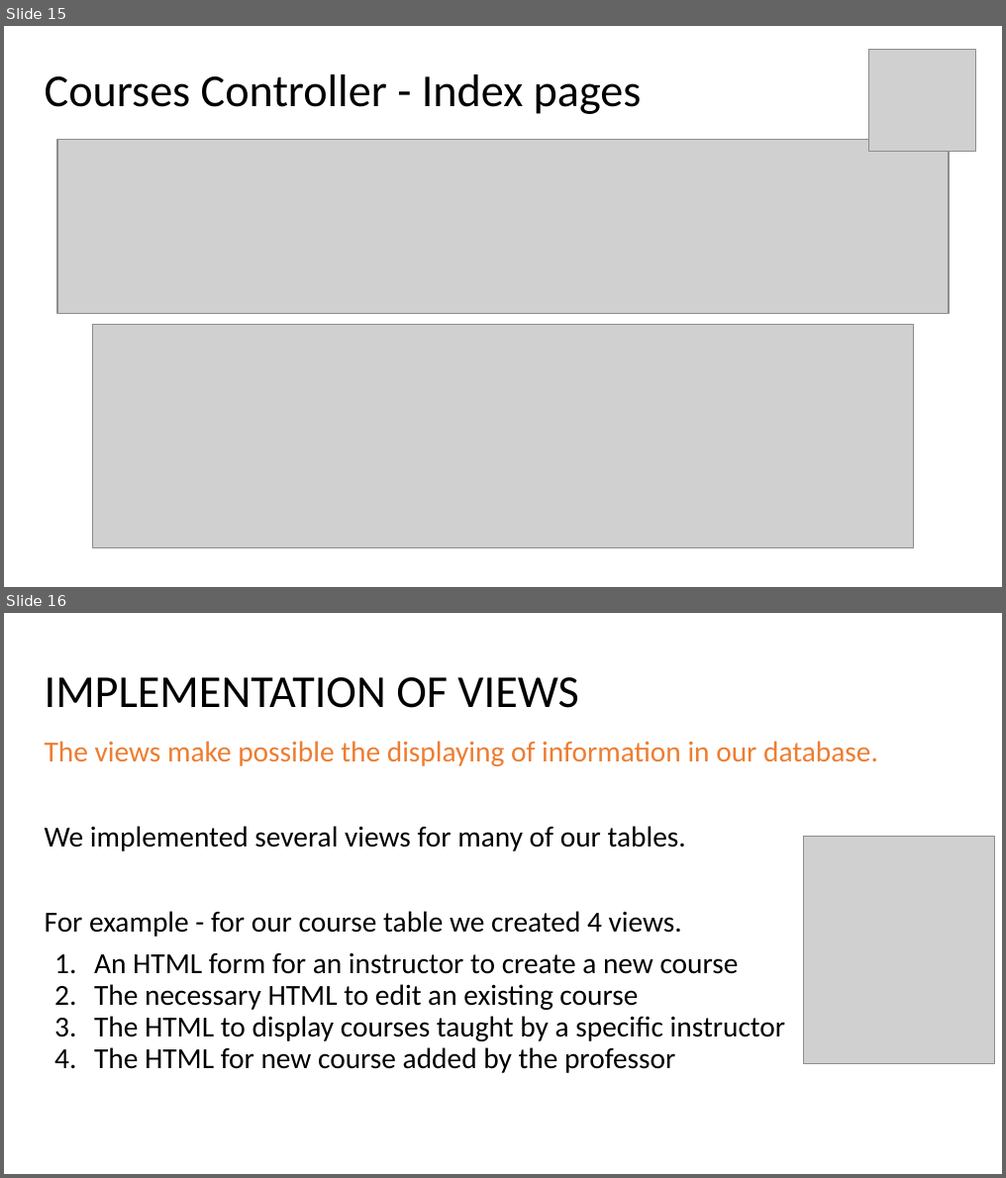
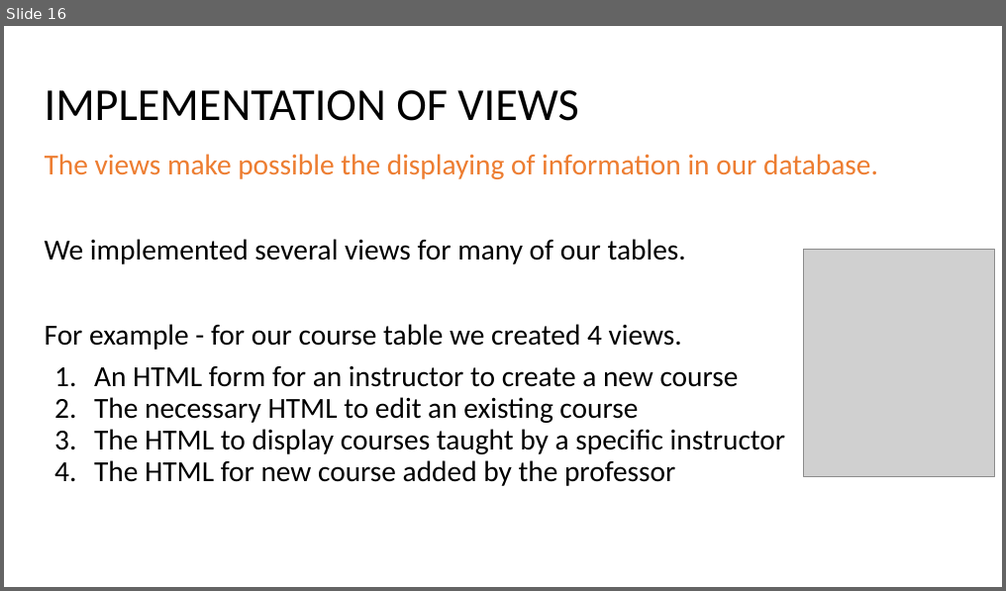
Before and after one commit to michaels107/Collaborate, a slide deck: Final Project Presentation.pptx. Shown one above the other, each under a label of ours: slides 15 and 16 before the commit, slide 16 after it. The pictures are 1006x1178 and 1006x591 pixels, drawn with LibreOffice and Linux fonts; fonts in the diff are those of the drawing; grey boxes stand for pictures. Boxes give left, top, right and bottom in pixels: in the first picture for what was removed or moved away, otherwise in the second. Text is boxed around its words. In the diff, an @@ line names an element or a change of style, - is before the commit and + after.

```diff
--- a/Final Project Presentation.pptx
+++ b/Final Project Presentation.pptx
@@ slide 15 removed at (4, 26, 1002, 587), background #FFFFFF @@
@@ picture removed at (869, 50, 976, 152) @@
@@ title removed at (45, 75, 642, 114) @@
-Courses Controller - Index pages
@@ picture removed at (57, 140, 949, 314) @@
@@ picture removed at (92, 324, 913, 549) @@
```
Also in this commit, not shown: 4 slides changed, 2 slides added, 8 other files.
